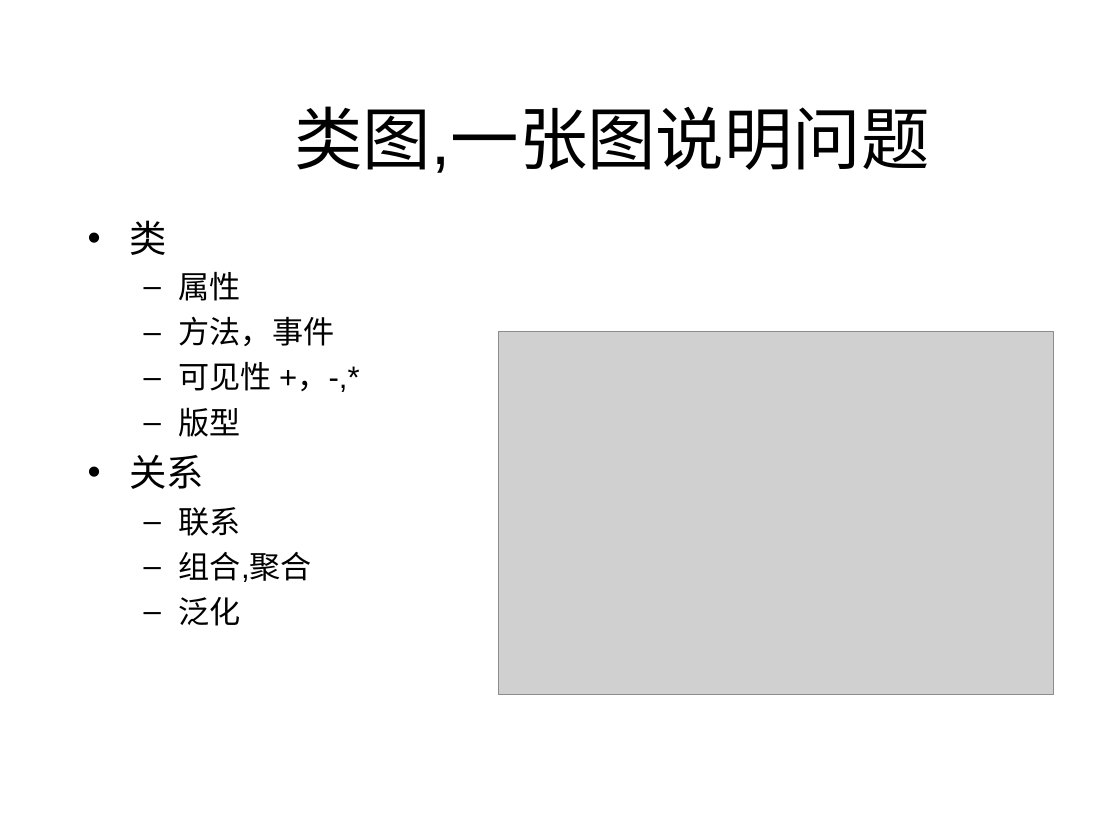
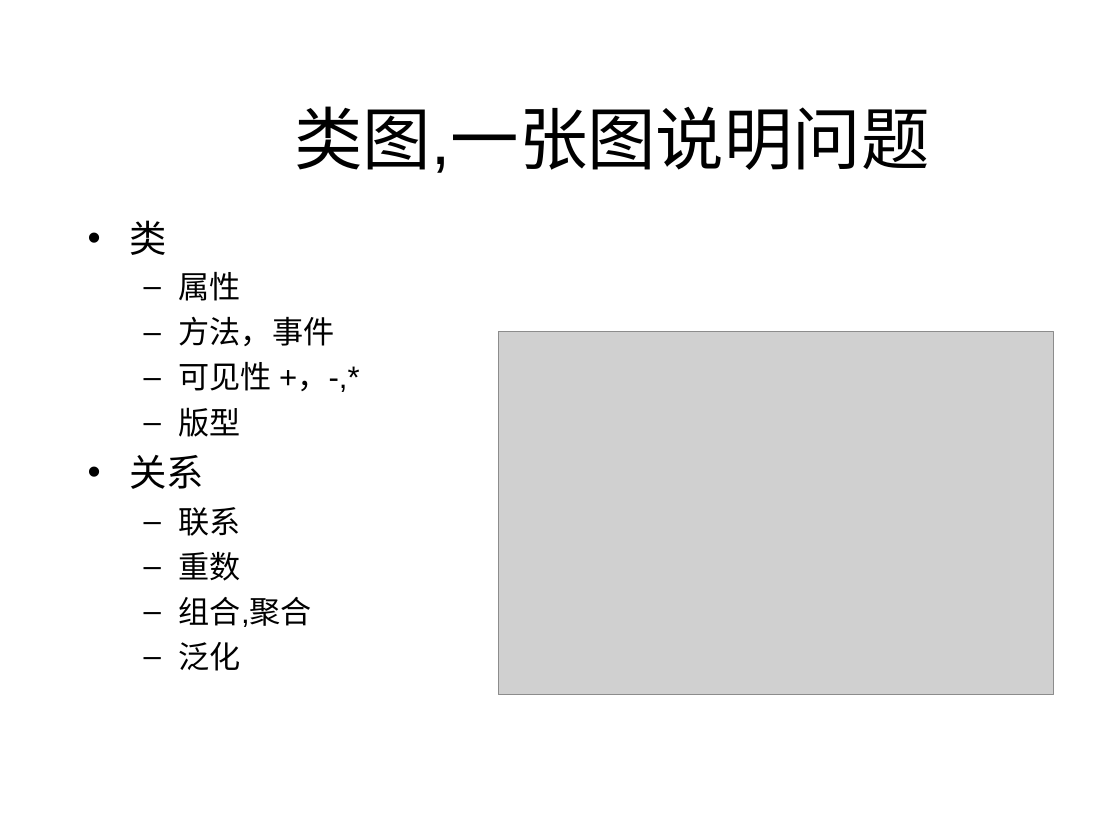
Before and after one commit to 1000copy/delpy, a slide deck: slide 8 of docs/1021project/UML理论和实践.ppt. Drawn at 1120x840 pixels with LibreOffice and Linux fonts; fonts in the diff are those of the drawing; grey boxes stand for pictures; background and template pictures are left out. Boxes give left, top, right and bottom in pixels: in the first picture for what was removed or moved away, otherwise in the second. Text is boxed around its words. In the diff, an @@ line names an element or a change of style, - is before the commit and + after.

```diff
--- a/docs/1021project/UML理论和实践.ppt
+++ b/docs/1021project/UML理论和实践.ppt
@@ text at <box>179,551,241,581</box>: paragraph added @@
+  – 重数
```
Also in this commit, not shown: 4 other slides changed, 7 slides added, 2 slides removed.
